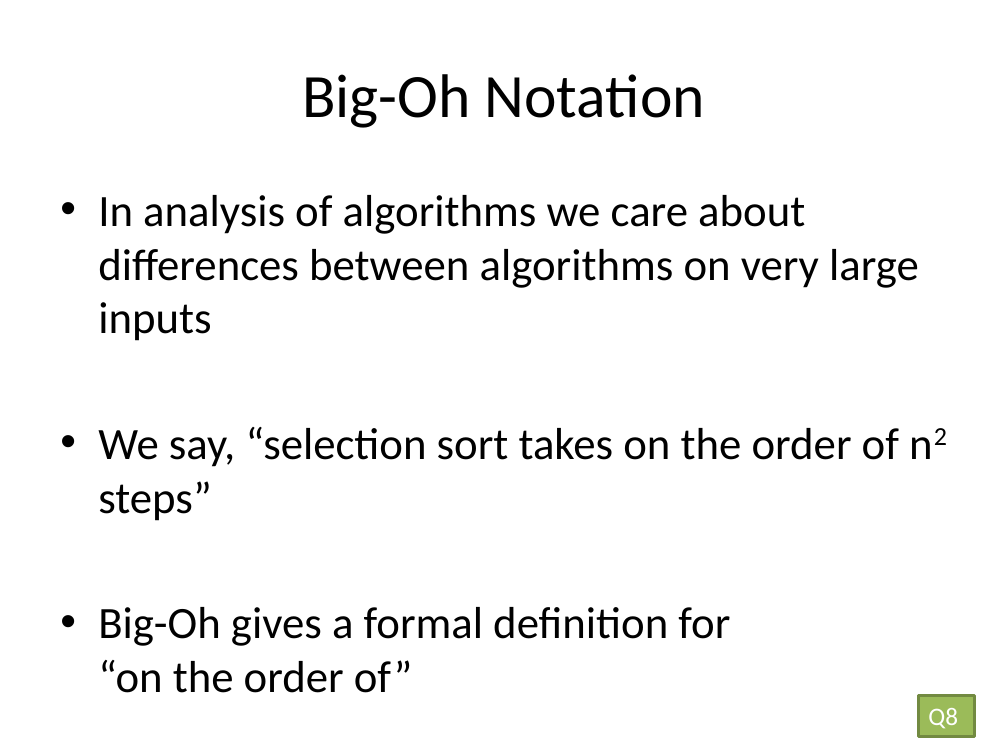
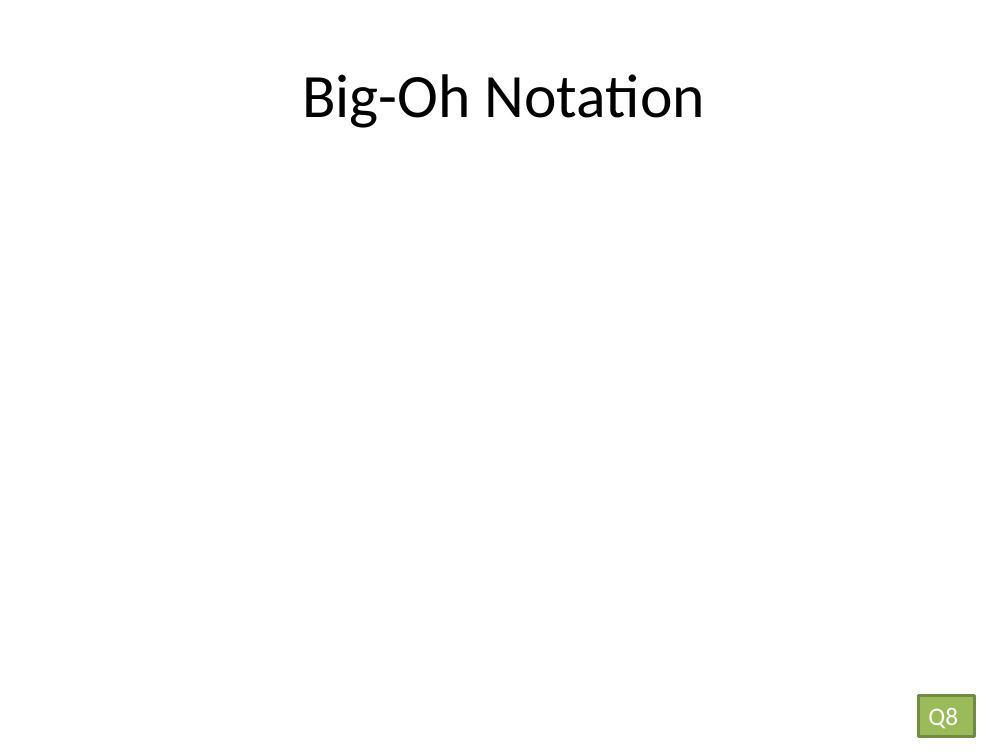
Before and after one commit to RHIT-CSSE/csse220, a slide deck: slide 13 of ClassMaterials/Sorting/Slides/SortingAndSearching.pptx (slide 10 before the commit). Drawn at 1008x756 pixels with LibreOffice and Linux fonts; fonts in the diff are those of the drawing; grey boxes stand for pictures. Boxes give left, top, right and bottom in pixels: in the first picture for what was removed or moved away, otherwise in the second. Text is boxed around its words. In the diff, an @@ line names an element or a change of style, - is before the commit and + after.

```diff
--- a/ClassMaterials/Sorting/Slides/SortingAndSearching.pptx
+++ b/ClassMaterials/Sorting/Slides/SortingAndSearching.pptx
@@ text removed at [98, 195, 919, 693] @@
-• In analysis of algorithms we care about differences between algorithms on very large inputs
-• We say, “selection sort takes on the order of n2 steps”
-• Big-Oh gives a formal definition for
-  “on the order of”
```
Also in this commit, not shown: 9 other slides changed, 5 slides added, 2 slides removed.
